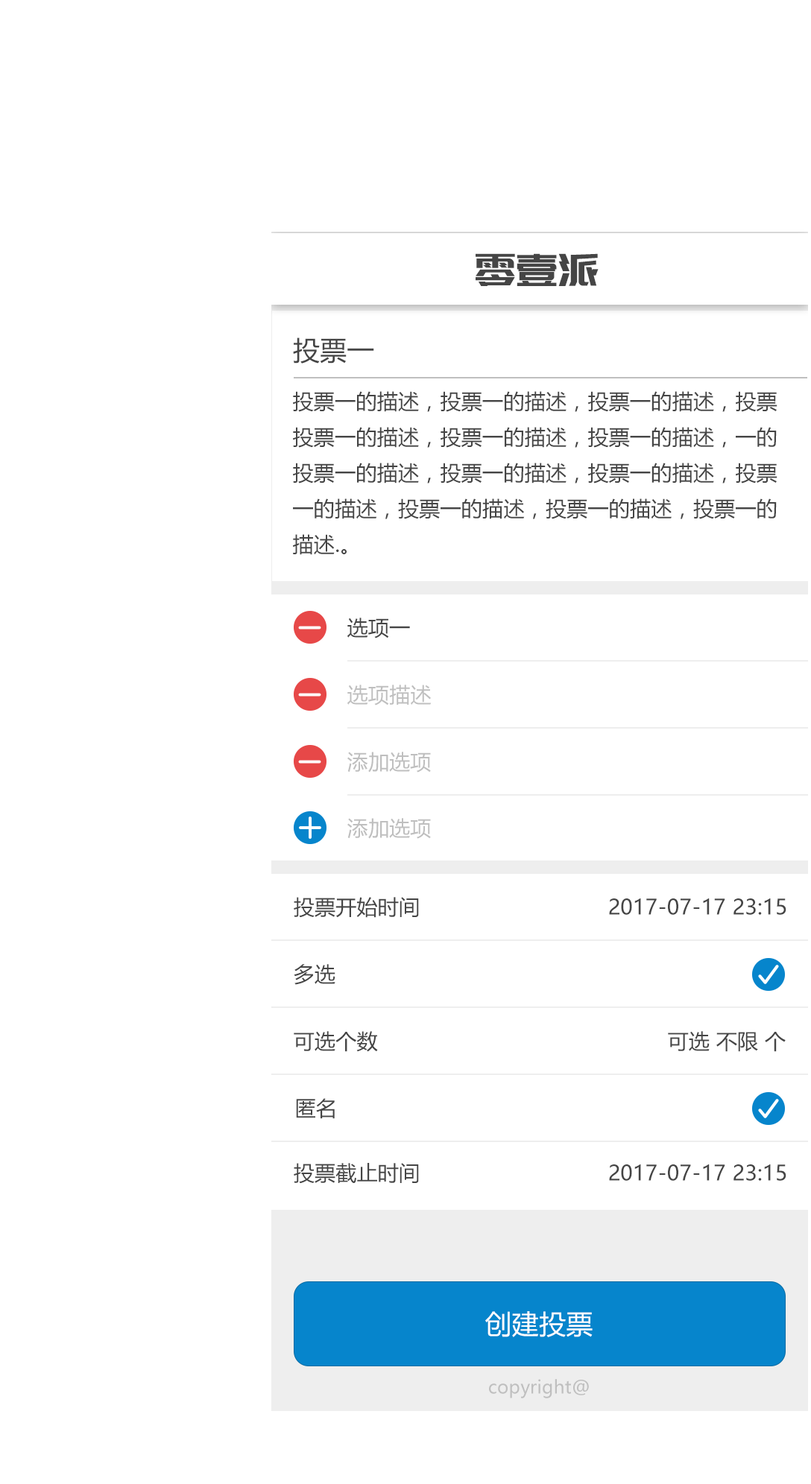
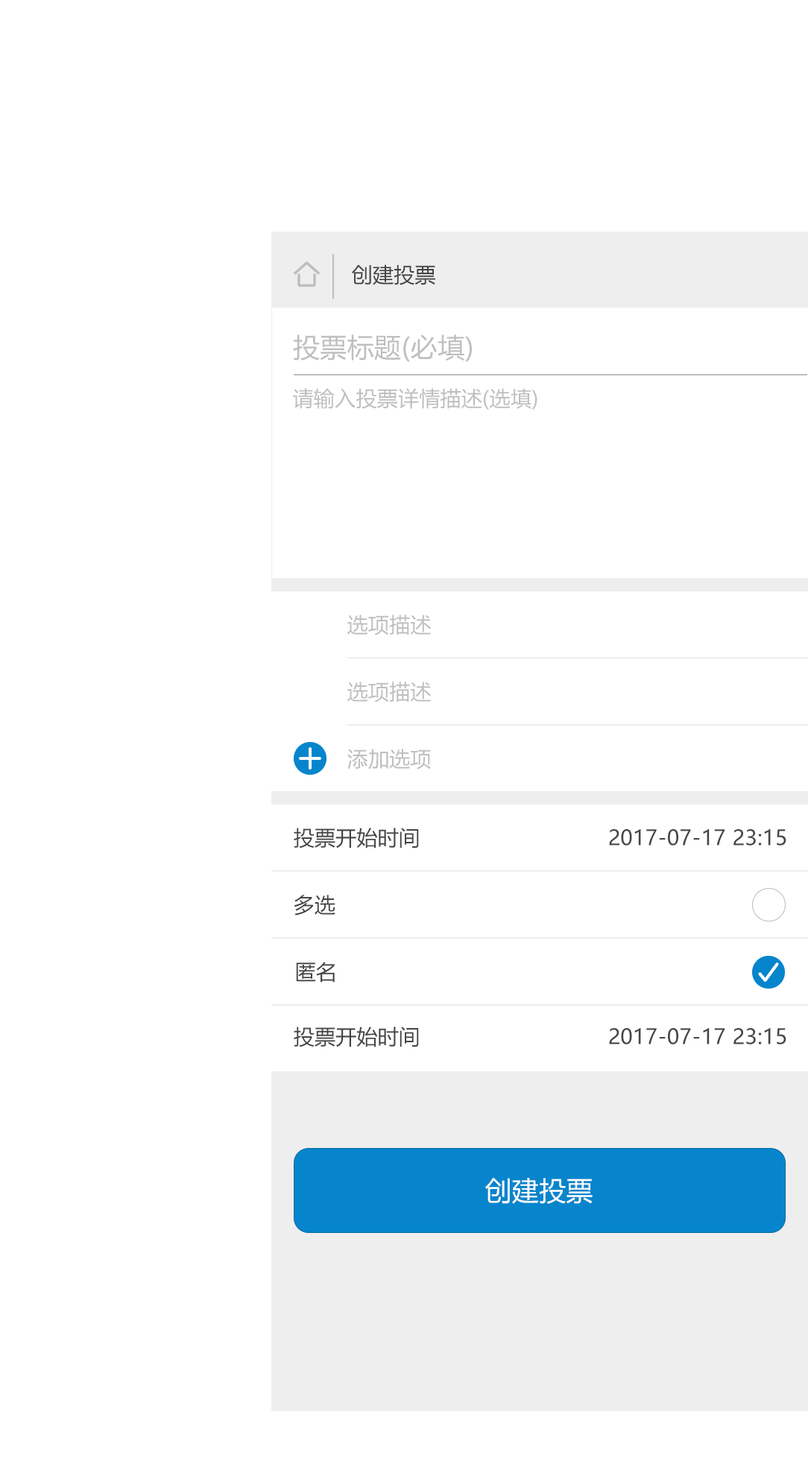
Before/after of a 811x1484 layered artwork. What changed in the layer stack:
removed layer "零壹派" from group "nav" over (475, 253, 599, 287)
added layer "矢量智能对象" (1st of 7, in "画板 1" › "nav") in group "nav" over (293, 261, 320, 287)
renamed "矩形 3" to "形状 2", opacity 100% → 20%, painted on it over (271, 233, 808, 305)
added layer "创建投票" (1st of 3, in "画板 1" › "nav") in group "nav" over (351, 264, 436, 286)
showed group "未填信息" (37 layers) over (271, 307, 808, 1234)
hid group "已填信息" (47 layers) over (271, 310, 808, 1367)
hid "copyright@" (2nd of 2, in "画板 1") over (488, 1379, 589, 1399)
